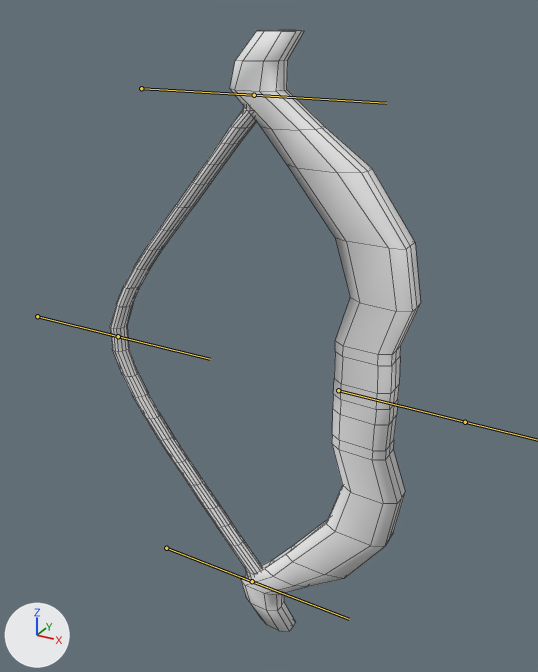
Renders of the FBX model Fortrest/Assets/Team/Liam/Weapon_Tools/bow.fbx from each side of a commit.
The view is the same before and after, from a 50 mm camera at (0.238, -0.662, 0.758) aimed at (-0.139, 0.024, 0.414). Every picture has the same lights, and +X, +Y and +Z are marked at lower left. Both versions are drawn at frame 20 of the action 'Armature|pull back '; the numbers are the values there. The bones that bend it are drawn over the model as lines. Mesh edges are drawn as thin lines.
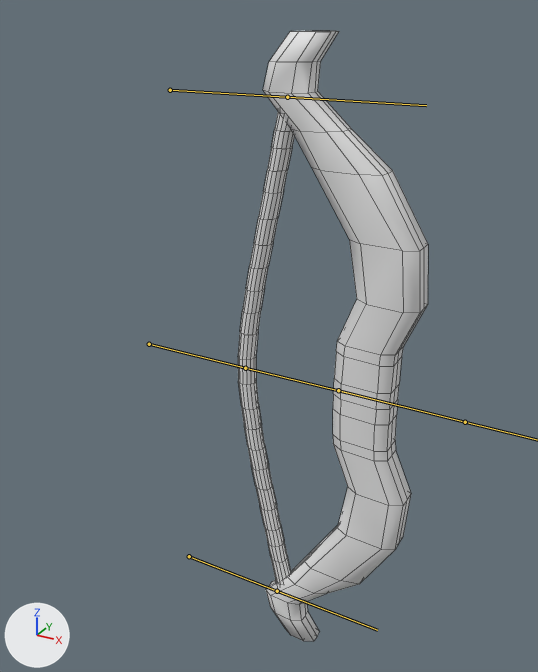
Boxes (x1, y1, x2, y2) around the edits, measured in the pictures (538 x 672 px):
'Cube', posed (39% narrower)
    before: (110, 30, 421, 631)
    after: (238, 31, 428, 641)
bone 'Bone', root to tip
    before: (37, 316) to (118, 336)
    after: (149, 344) to (245, 368)
bone 'Bone.003', root to tip
    before: (141, 88) to (254, 95)
    after: (170, 90) to (287, 97)
bone 'Bone.004', root to tip
    before: (166, 548) to (252, 581)
    after: (189, 556) to (277, 591)

The edits, one by one:
Bone 'Bone' (bone_bone) moves from (0.0, -1.816, 0.0) to (0.0, -0.462, 0.0).
Bone 'Bone.003' (bone_bone_003) moves from (0.0, -0.363, 0.0) to (0.0, -0.092, 0.0).
Bone 'Bone.004' (bone_bone_004) moves from (0.0, -0.349, 0.0) to (0.0, -0.078, 0.0).
